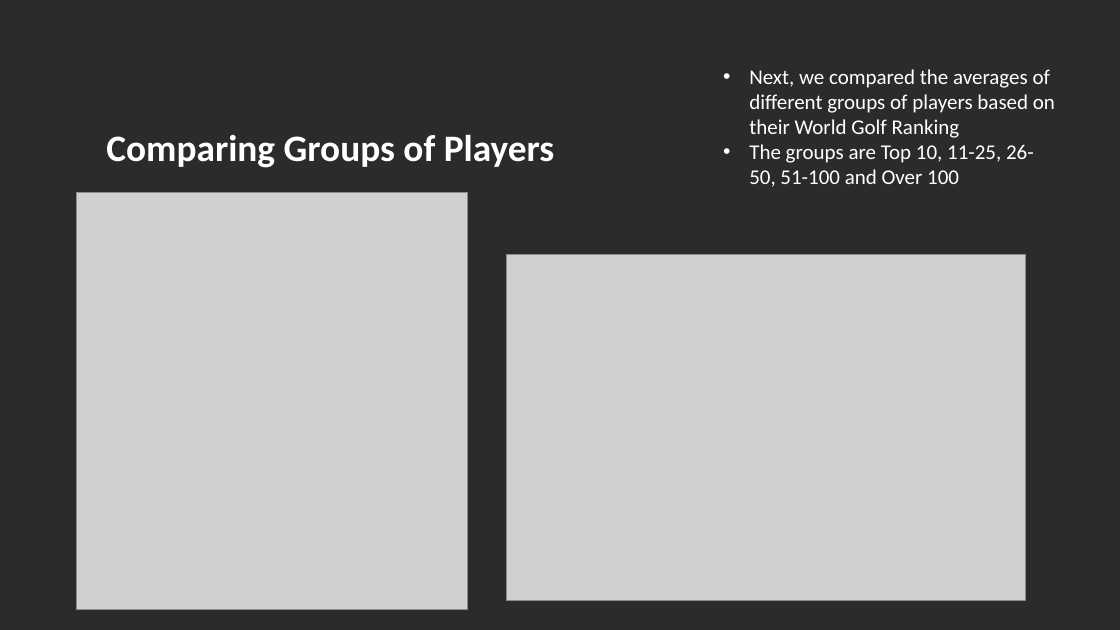
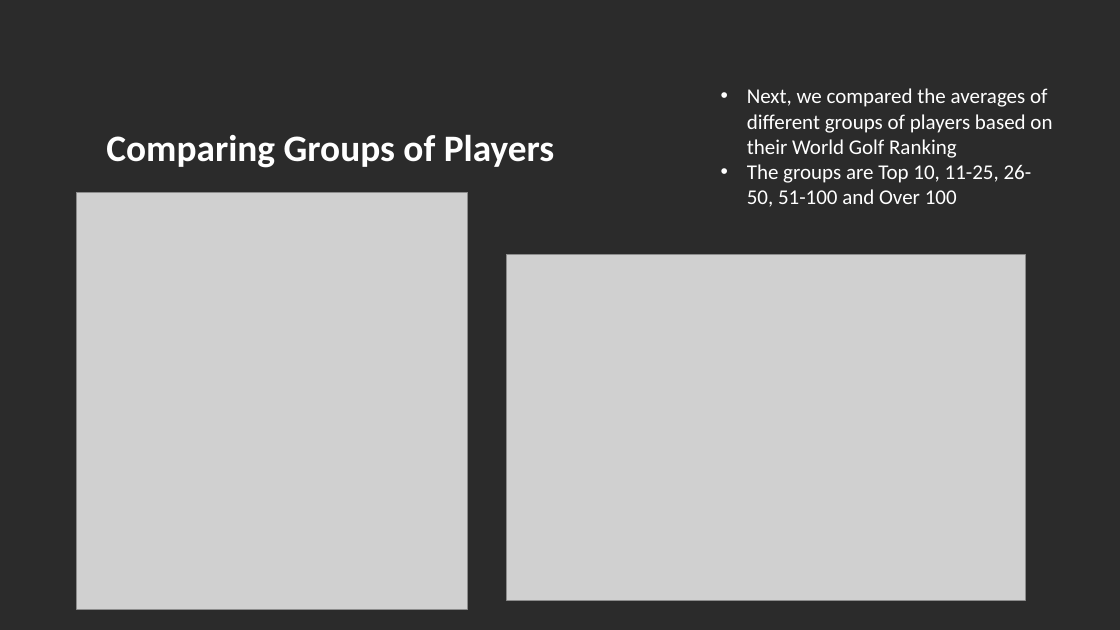
Before and after one commit to Tsmoore002900/Project_Par_3, a slide deck: slide 4 of Project Par 3.pptx. Drawn at 1120x630 pixels with LibreOffice and Linux fonts; fonts in the diff are those of the drawing; grey boxes stand for pictures; background and template pictures are left out; a plain dark background stands for a picture behind light text. Boxes give left, top, right and bottom in pixels: in the first picture for what was removed or moved away, otherwise in the second. Text is boxed around its words. In the diff, an @@ line names an element or a change of style, - is before the commit and + after.

```diff
--- a/Project Par 3.pptx
+++ b/Project Par 3.pptx
@@ text "Next, we compared the averages ..." moved from (x1=749, y1=69, x2=1055, y2=187) to (x1=747, y1=88, x2=1052, y2=207) @@
```
Also in this commit, not shown: 2 other slides changed.
